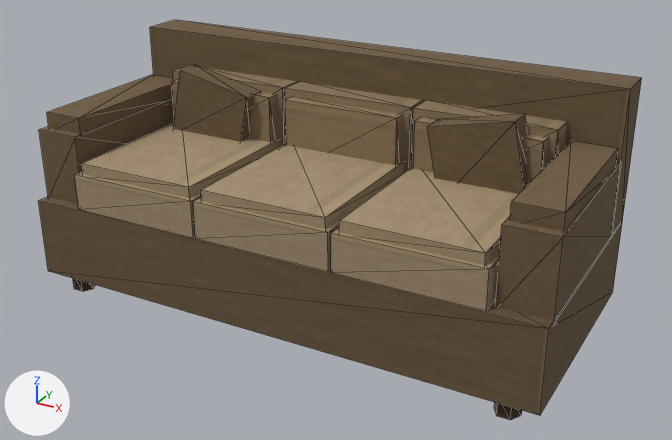
The glTF model assets/props/models/couch.glb as it was, and as the next commit left it.
Camera for both pictures: a camera (50 mm lens) standing at (1.59, -2.79, 1.74) and looking at (0.06, -0.02, 0.35). The axes (+X, +Y, +Z) are drawn at lower left. The lights are the same throughout. The older version comes first. Mesh edges are drawn as thin lines. Vertices at exactly the same position are counted once.

The scene before the commit, as lines of its bpy script (objects in view):
```python
me_core_couch = bpy.data.meshes.new('core_couch')
me_core_couch.from_pydata(...)  # 212 vertices, 312 faces; spans x -1.0..1.0, y -0.45..0.45, z 0.0..0.9
me_core_couch.materials.append(mat_core_couch_mat)
ob_core_couch = bpy.data.objects.new('core_couch', me_core_couch)
ob_core_couch.location = (0.0, 0.0, 0.0)
```
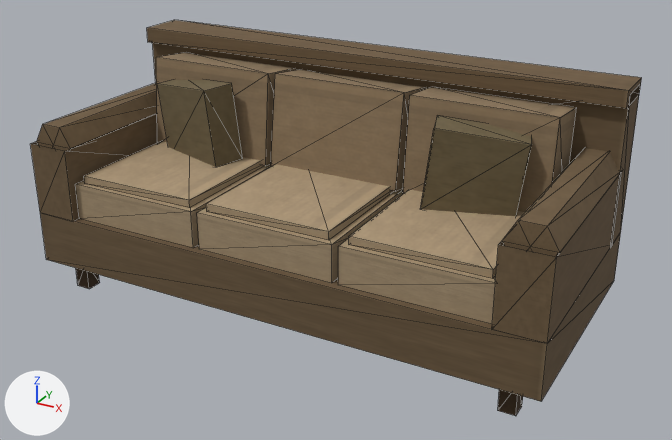
Pixel boxes [x1, y1, x2, y2] of what changed, in the pictures (672 x 440 px):
'core_couch', reshaped
    before: [38, 20, 641, 420]
    after: [31, 20, 641, 416]
part 1 of me_core_couch, rebuilt
    before: [331, 227, 500, 311]
    after: [338, 238, 496, 324]
part 2 of me_core_couch, rebuilt
    before: [173, 65, 297, 147]
    after: [156, 52, 295, 166]
part 3 of me_core_couch, rebuilt (not visible afterwards)
    before: [172, 79, 278, 142]
part 4 of me_core_couch, rebuilt
    before: [285, 82, 423, 172]
    after: [271, 70, 425, 192]
part 5 of me_core_couch, rebuilt (not visible afterwards)
    before: [285, 97, 403, 165]
part 6 of me_core_couch, rebuilt
    before: [38, 197, 622, 415]
    after: [31, 43, 640, 401]
part 7 of me_core_couch, rebuilt
    before: [411, 101, 567, 168]
    after: [403, 87, 576, 212]
part 8 of me_core_couch, rebuilt (not visible afterwards)
    before: [413, 117, 548, 183]
part 9 of me_core_couch, rebuilt
    before: [39, 98, 174, 204]
    after: [36, 83, 157, 151]
part 10 of me_core_couch, rebuilt
    before: [174, 65, 261, 142]
    after: [157, 80, 243, 167]
part 11 of me_core_couch, rebuilt (10% wider, 26% taller)
    before: [427, 114, 529, 194]
    after: [420, 115, 532, 216]
part 12 of me_core_couch, rebuilt
    before: [495, 163, 621, 321]
    after: [502, 148, 620, 257]
part 13 of me_core_couch, rebuilt
    before: [75, 172, 201, 238]
    after: [75, 165, 271, 248]
part 14 of me_core_couch, rebuilt
    before: [193, 172, 405, 272]
    after: [197, 188, 403, 283]
part 15 of me_core_couch, deleted
    before: [47, 75, 618, 420]
part 16 of me_core_couch, cut back
    before: [150, 20, 641, 265]
    after: [76, 20, 641, 416]

Diff of the bpy script that builds the scene:
```diff
--- a/assets/props/models/couch.glb.py
+++ b/assets/props/models/couch.glb.py
@@ me_core_couch @@
-me_core_couch.from_pydata(...)  # 212 vertices, 312 faces; spans x -1.0..1.0, y -0.45..0.45, z 0.0..0.9
+me_core_couch.from_pydata(...)  # 206 vertices, 264 faces; spans x -1.0..1.0, y -0.45..0.45, z 0.0..0.9
+# me_core_couch part 1: the loose piece of 8 vertices spanning x 0.28..0.81, y -0.44..0.2, z 0.37..0.51 is rebuilt with 8 vertices and now spans x 0.29..0.83, y -0.42..0.28, z 0.32..0.46
+# me_core_couch part 2: the loose piece of 8 vertices spanning x -0.81..-0.28, y 0.17..0.29, z 0.4..0.76 is rebuilt with 8 vertices and now spans x -0.83..-0.29, y 0.06..0.3, z 0.45..0.83
+# me_core_couch part 3: the loose piece of 8 vertices spanning x -0.77..-0.31, y 0.12..0.18, z 0.43..0.73 is rebuilt with 8 vertices and now spans x -0.8..-0.32, y 0.07..0.16, z 0.49..0.79
+# me_core_couch part 4: the loose piece of 8 vertices spanning x -0.26..0.26, y 0.17..0.29, z 0.4..0.76 is rebuilt with 8 vertices and now spans x -0.27..0.27, y 0.06..0.3, z 0.45..0.83
+# me_core_couch part 5: the loose piece of 8 vertices spanning x -0.23..0.23, y 0.12..0.18, z 0.43..0.73 is rebuilt with 8 vertices and now spans x -0.23..0.23, y 0.07..0.16, z 0.49..0.79
+# me_core_couch part 6: the loose piece of 8 vertices spanning x -1.0..1.0, y -0.45..0.45, z 0.07..0.37 is rebuilt with 28 vertices and now spans x -1.0..1.0, y -0.45..0.45, z 0.12..0.88
+# me_core_couch part 7: the loose piece of 8 vertices spanning x 0.28..0.81, y 0.17..0.29, z 0.4..0.76 is rebuilt with 8 vertices and now spans x 0.29..0.83, y 0.06..0.3, z 0.45..0.83
+# me_core_couch part 8: the loose piece of 8 vertices spanning x 0.31..0.77, y 0.12..0.18, z 0.43..0.73 is rebuilt with 8 vertices and now spans x 0.32..0.8, y 0.08..0.15, z 0.49..0.79
+# me_core_couch part 9: the loose piece of 8 vertices spanning x -1.0..-0.82, y -0.4..0.3, z 0.36..0.64 is rebuilt with 13 vertices and now spans x -1.0..-0.83, y -0.42..0.34, z 0.53..0.67
+# me_core_couch part 10: the loose piece of 8 vertices spanning x -0.75..-0.37, y 0.07..0.17, z 0.46..0.8 is rebuilt with 8 vertices and now spans x -0.76..-0.39, y -0.08..0.14, z 0.45..0.79
+# me_core_couch part 11: the loose piece of 8 vertices spanning x 0.37..0.75, y 0.07..0.17, z 0.46..0.8 is rebuilt with 8 vertices and now spans x 0.39..0.76, y -0.08..0.14, z 0.45..0.79
+# me_core_couch part 12: the loose piece of 8 vertices spanning x 0.82..1.0, y -0.4..0.3, z 0.36..0.64 is rebuilt with 13 vertices and now spans x 0.83..1.0, y -0.42..0.34, z 0.53..0.67
+# me_core_couch part 13: the loose piece of 8 vertices spanning x -0.81..-0.28, y -0.44..0.2, z 0.37..0.51 is rebuilt with 8 vertices and now spans x -0.83..-0.29, y -0.42..0.28, z 0.32..0.46
+# me_core_couch part 14: the loose piece of 8 vertices spanning x -0.26..0.26, y -0.44..0.2, z 0.37..0.51 is rebuilt with 8 vertices and now spans x -0.27..0.27, y -0.42..0.28, z 0.32..0.46
+# me_core_couch part 15: 8 loose pieces with 84 vertices, spanning x -0.99..0.99, y -0.42..0.42, z 0.0..0.7, are deleted
+# me_core_couch part 16: 14 vertices removed from x -1.0..1.0, y -0.42..0.45, z 0.36..0.9; 62 vertices added at x -1.0..1.0, y -0.4..0.45, z 0.0..0.9
 me_core_couch.materials.append(mat_core_couch_mat)
```
